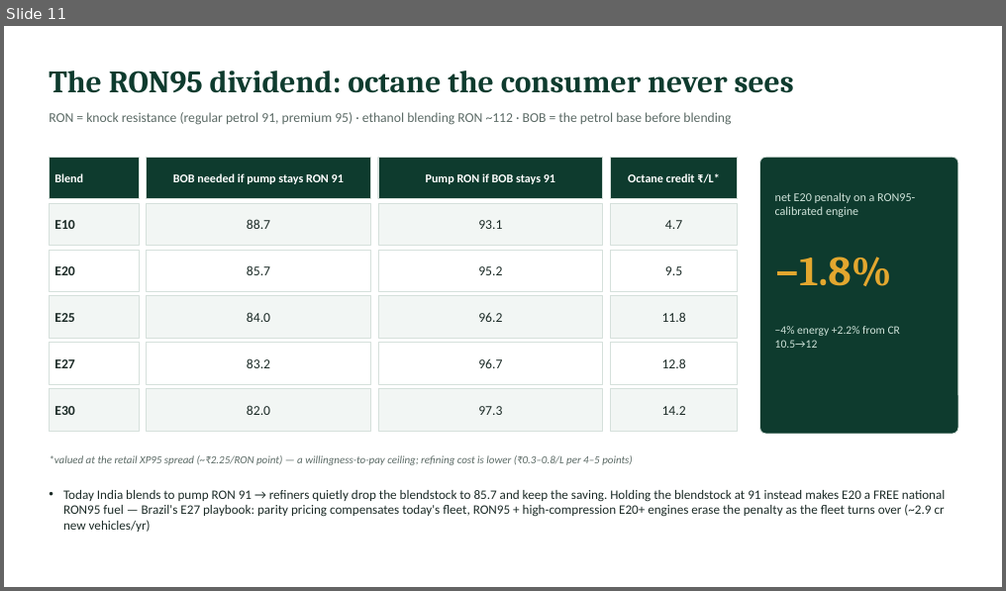
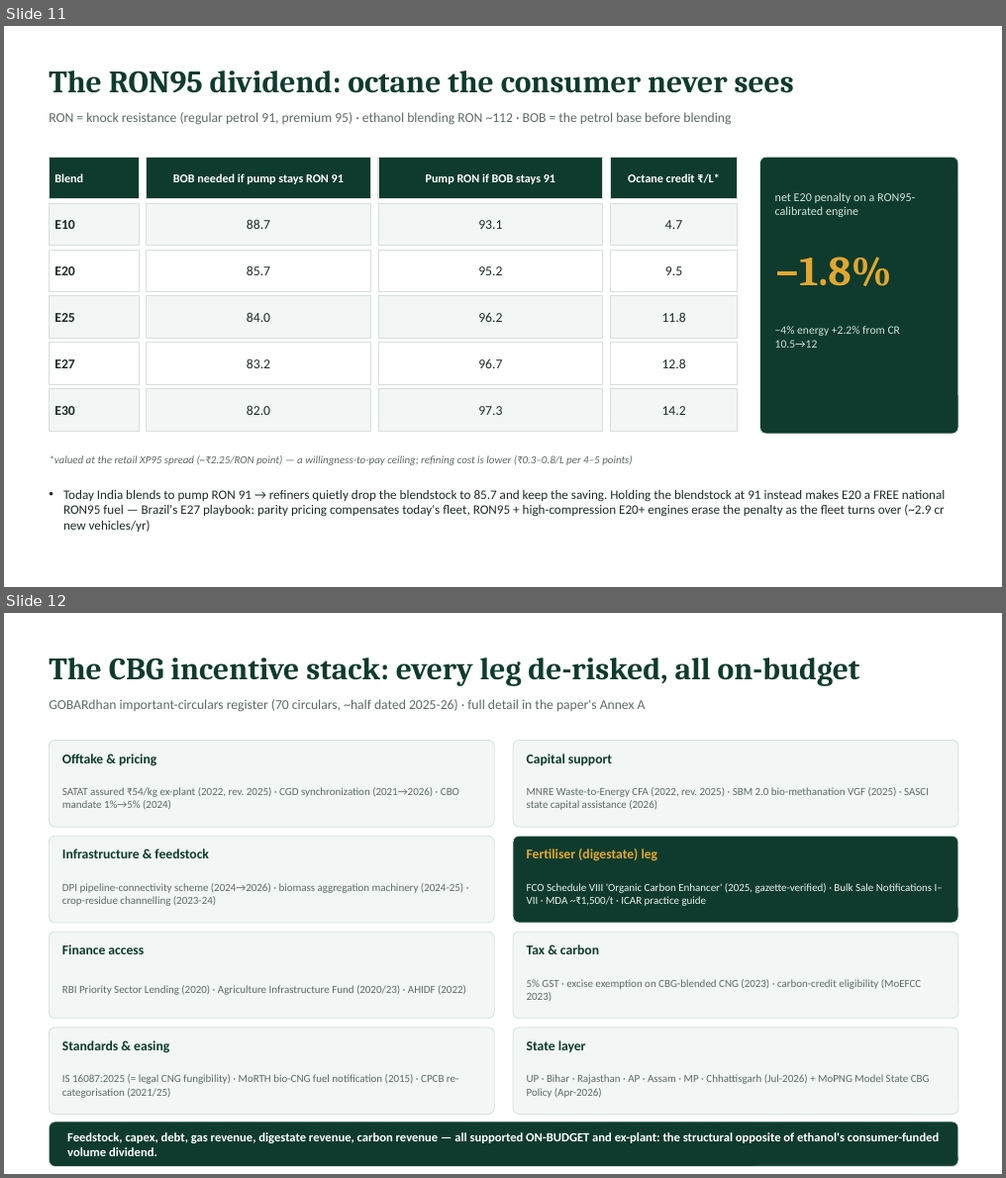
Before and after one commit to herrrickshaw/india-omc-fuel-fleet-model, a slide deck: docs/Volume_Dividend_Slides.pptx. Shown one above the other, each under a label of ours: slide 11 before the commit, slides 11 and 12 after it. The pictures are 1006x591 and 1006x1178 pixels, drawn with LibreOffice and Linux fonts; fonts in the diff are those of the drawing. Boxes give left, top, right and bottom in pixels: in the first picture for what was removed or moved away, otherwise in the second. Text is boxed around its words. In the diff, an @@ line names an element or a change of style, - is before the commit and + after.

```diff
--- a/docs/Volume_Dividend_Slides.pptx
+++ b/docs/Volume_Dividend_Slides.pptx
@@ slide 12 added at [4, 613, 1002, 1174], background #FFFFFF @@
@@ text added at [49, 658, 860, 686], 30 pt, text #0E3B2E, bold @@
+The CBG incentive stack: every leg de-risked, all on-budget
@@ text added at [49, 699, 646, 712], 13 pt, text #5C6B66 @@
+GOBARdhan important-circulars register (70 circulars, ~half dated 2025-26) · full detail in the paper's Annex A
@@ rounded rectangle added at [49, 741, 494, 827], fill #F2F6F4, outline #D5E0DB 0.75 pt @@
@@ text added at [62, 754, 156, 766], 13 pt, text #0E3B2E, bold @@
+Offtake & pricing
@@ rounded rectangle added at [513, 741, 958, 827], fill #F2F6F4, outline #D5E0DB 0.75 pt @@
@@ text added at [527, 754, 612, 765], 13 pt, text #0E3B2E, bold @@
+Capital support
@@ text added at [62, 787, 459, 810], 10.5 pt, text #5C6B66 @@
+SATAT assured ₹54/kg ex-plant (2022, rev. 2025) · CGD synchronization (2021→2026) · CBO mandate 1%→5% (2024)
@@ text added at [527, 787, 929, 810], 10.5 pt, text #5C6B66 @@
+MNRE Waste-to-Energy CFA (2022, rev. 2025) · SBM 2.0 bio-methanation VGF (2025) · SASCI state capital assistance (2026)
@@ rounded rectangle added at [49, 836, 494, 923], fill #F2F6F4, outline #D5E0DB 0.75 pt @@
@@ text added at [62, 849, 209, 859], 13 pt, text #0E3B2E, bold @@
+Infrastructure & feedstock
@@ rounded rectangle added at [513, 836, 958, 923], fill #0E3B2E, outline #D5E0DB 0.75 pt @@
@@ text added at [527, 849, 658, 861], 13 pt, text #E3A72F, bold @@
+Fertiliser (digestate) leg
@@ text added at [62, 883, 463, 906], 10.5 pt, text #5C6B66 @@
+DPI pipeline-connectivity scheme (2024→2026) · biomass aggregation machinery (2024-25) · crop-residue channelling (2023-24)
@@ text added at [527, 883, 943, 906], 10.5 pt, text #E8F1EC @@
+FCO Schedule VIII 'Organic Carbon Enhancer' (2025, gazette-verified) · Bulk Sale Notifications I–VII · MDA ~₹1,500/t · ICAR practice guide
@@ rounded rectangle added at [49, 932, 494, 1019], fill #F2F6F4, outline #D5E0DB 0.75 pt @@
@@ rounded rectangle added at [513, 932, 958, 1019], fill #F2F6F4, outline #D5E0DB 0.75 pt @@
@@ text added at [62, 945, 144, 955], 13 pt, text #0E3B2E, bold @@
+Finance access
@@ text added at [527, 945, 599, 955], 13 pt, text #0E3B2E, bold @@
+Tax & carbon
@@ text added at [62, 985, 466, 995], 10.5 pt, text #5C6B66 @@
+RBI Priority Sector Lending (2020) · Agriculture Infrastructure Fund (2020/23) · AHIDF (2022)
@@ text added at [527, 979, 921, 1001], 10.5 pt, text #5C6B66 @@
+5% GST · excise exemption on CBG-blended CNG (2023) · carbon-credit eligibility (MoEFCC 2023)
@@ rounded rectangle added at [49, 1028, 494, 1115], fill #F2F6F4, outline #D5E0DB 0.75 pt @@
@@ rounded rectangle added at [513, 1028, 958, 1115], fill #F2F6F4, outline #D5E0DB 0.75 pt @@
@@ text added at [62, 1041, 169, 1054], 13 pt, text #0E3B2E, bold @@
+Standards & easing
@@ text added at [527, 1041, 586, 1053], 13 pt, text #0E3B2E, bold @@
+State layer
@@ text added at [62, 1074, 458, 1098], 10.5 pt, text #5C6B66 @@
+IS 16087:2025 (= legal CNG fungibility) · MoRTH bio-CNG fuel notification (2015) · CPCB re-categorisation (2021/25)
@@ text added at [527, 1074, 930, 1098], 10.5 pt, text #5C6B66 @@
+UP · Bihar · Rajasthan · AP · Assam · MP · Chhattisgarh (Jul-2026) + MoPNG Model State CBG Policy (Apr-2026)
@@ rounded rectangle added at [49, 1122, 958, 1167], fill #0E3B2E, outline #D5E0DB 0.75 pt @@
@@ text added at [67, 1133, 939, 1157], 12 pt, text #FFFFFF, bold @@
+Feedstock, capex, debt, gas revenue, digestate revenue, carbon revenue — all supported ON-BUDGET and ex-plant: the structural opposite of ethanol's consumer-funded volume dividend.
```
Also in this commit, not shown: 1 other file.
